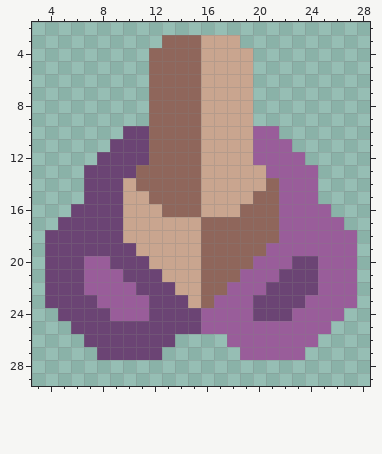
Pixel-art sprite, stored at sprites/blocks/turrets/multishot.png. Above, as it was before the edit.
The file is 32x32 pixels. Shown: x 3..28, y 2..29.
New version:
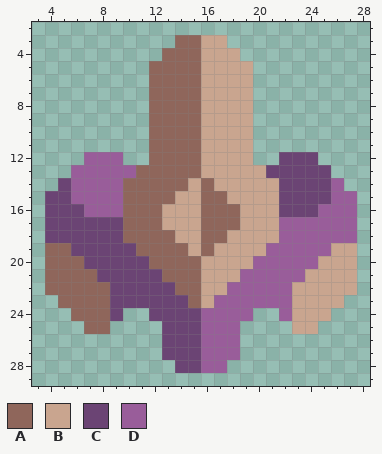
Palette (. is transparent): A #8f665b  B #c9a58f  C #6b4474  D #995d9a
Change:
The author changed colour B to colour A in row 14 at x 10 and 16; in row 15 at x 10 to 11 and 16 to 17; in row 16 at x 10 to 12 and 16 to 18; in row 17 at x 10 to 12; in row 18 at x 10 to 13; in row 19 at x 11 to 14.
The author changed colour B to colour A in row 20 at x 12 to 15; in row 21 at x 13 to 15; in row 22 at x 14 to 15; in row 23 at x 15.
The author changed colour C to colour A in row 19 at x 4 to 5; in rows 20 to 22 at x 4 to 6; in row 23 at x 5 to 7; in row 24 at x 6 to 8; in row 25 at x 7 to 8.
The author changed colour D to colour A in row 21 at x 7; in row 22 at x 7 to 8; in row 23 at x 8.
The author changed colour A to colour B in row 14 at x 15 and 21; in row 15 at x 14 to 15 and 20 to 21; in row 16 at x 13 to 15 and 19 to 21; in row 17 at x 19 to 21; in row 18 at x 18 to 21; in row 19 at x 17 to 20.
The author changed colour A to colour B in row 20 at x 16 to 19; in row 21 at x 16 to 18; in row 22 at x 16 to 17; in row 23 at x 16.
The author changed colour C to colour B in row 21 at x 24; in row 22 at x 23 to 24; in row 23 at x 23.
The author changed colour D to colour B in row 19 at x 26 to 27; in rows 20 to 22 at x 25 to 27; in row 23 at x 24 to 26; in row 24 at x 23 to 25; in row 25 at x 23 to 24.
Colour C now appears in row 12 at x 24; in row 13 at x 25; in row 14 at x 5 and 25; in row 15 at x 4 to 5 and 25; in row 16 at x 4 to 5; in row 17 at x 4.
Colour C now appears in row 26 at x 14 to 15; in row 27 at x 13 to 15; in row 28 at x 14 to 15.
The author changed colour D to colour C in row 12 at x 22 to 23; in row 13 at x 21 to 24; in rows 14 to 16 at x 22 to 24; in row 20 at x 7 to 8; in row 21 at x 8 to 9; in row 22 at x 9 to 10.
The author changed colour D to colour C in row 23 at x 9 to 11; in row 24 at x 9.
Colour D now appears in row 12 at x 7; in row 13 at x 6; in row 14 at x 6 and 26; in row 15 at x 6 and 26 to 27; in row 16 at x 26 to 27; in row 17 at x 27.
Colour D now appears in row 26 at x 16 to 17; in row 27 at x 16 to 18; in row 28 at x 16 to 17.
The author changed colour C to colour D in row 12 at x 8 to 9; in row 13 at x 7 to 10; in rows 14 to 16 at x 7 to 9; in row 20 at x 23 to 24; in row 21 at x 22 to 23; in row 22 at x 21 to 22.
The author changed colour C to colour D in row 23 at x 20 to 22; in row 24 at x 22.
Colour A is removed in row 3 at x 13; in row 4 at x 12.
Colour B is removed in row 3 at x 18; in row 4 at x 19.
Colour C is removed in row 10 at x 10 to 11; in row 11 at x 9 to 11; in row 12 at x 10 to 11; in row 23 at x 4; in row 24 at x 5 and 20 to 21; in row 25 at x 6 and 9 to 12.
Colour C is removed in row 26 at x 7 to 12; in row 27 at x 8 to 12.
Colour D is removed in row 10 at x 20 to 21; in row 11 at x 20 to 22; in row 12 at x 20 to 21; in row 23 at x 27; in row 24 at x 10 to 11 and 26; in row 25 at x 19 to 22 and 25.
Colour D is removed in row 26 at x 19 to 24; in row 27 at x 19 to 23.
Where, in picture pixels (left, top, right, bottom), the same in both pictures:
erased: (149, 35, 175, 61)
erased: (227, 35, 253, 61)
changed: (45, 126, 357, 373)
